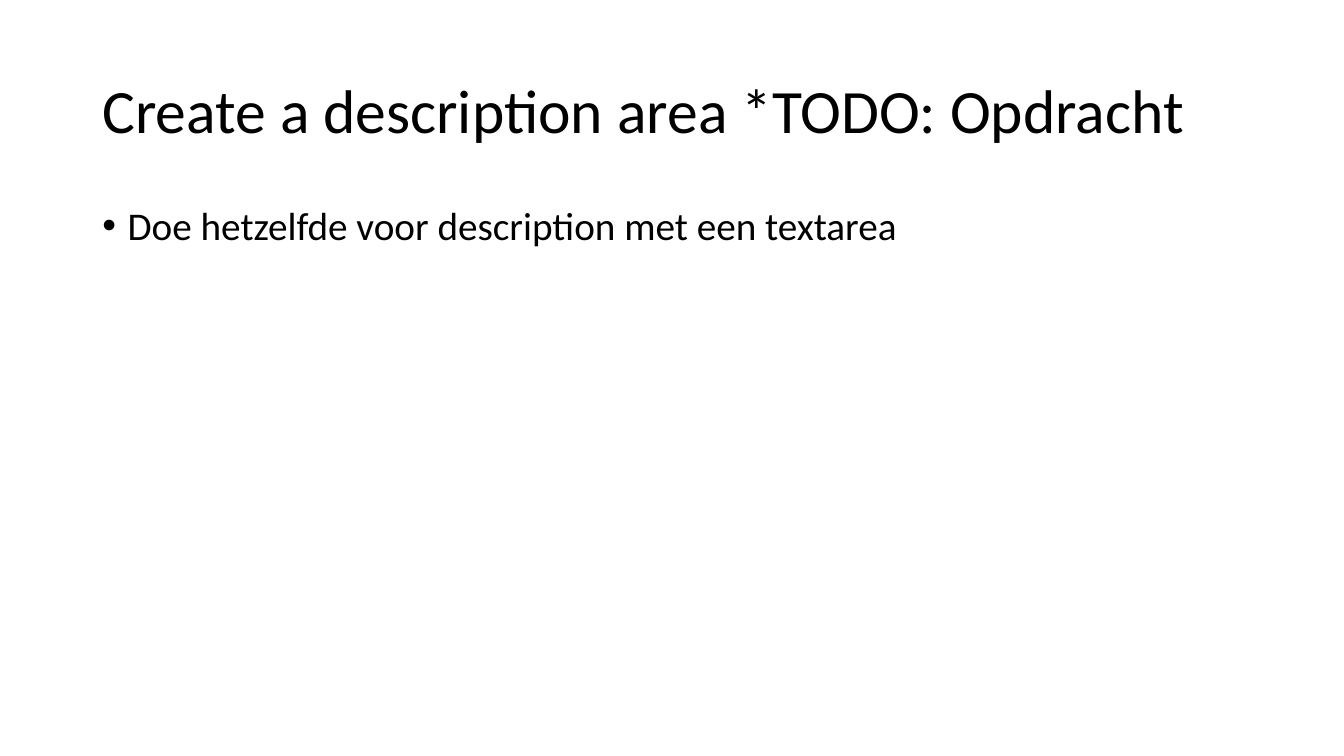
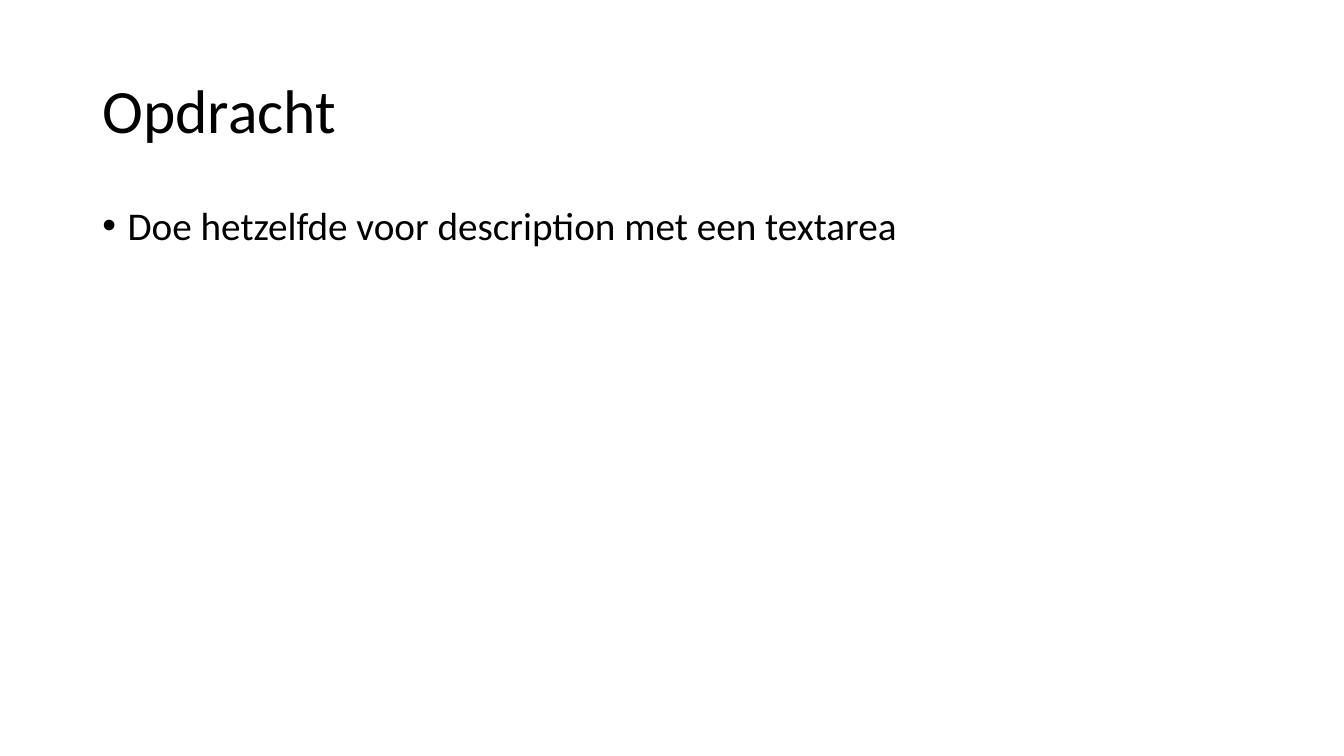
Before and after one commit to spirit-coding/todo-app-aj33349, a slide deck: slide 23 of Angular2.pptx (slide 18 before the commit). Drawn at 1344x756 pixels with LibreOffice and Linux fonts; fonts in the diff are those of the drawing. Boxes give left, top, right and bottom in pixels: in the first picture for what was removed or moved away, otherwise in the second. Text is boxed around its words. In the diff, an @@ line names an element or a change of style, - is before the commit and + after.

```diff
--- a/Angular2.pptx
+++ b/Angular2.pptx
@@ title at box(102, 90, 335, 143): text changed @@
-Create a description area *TODO: Opdracht
+Opdracht
```
Also in this commit, not shown: 11 other slides changed, 6 slides added.
